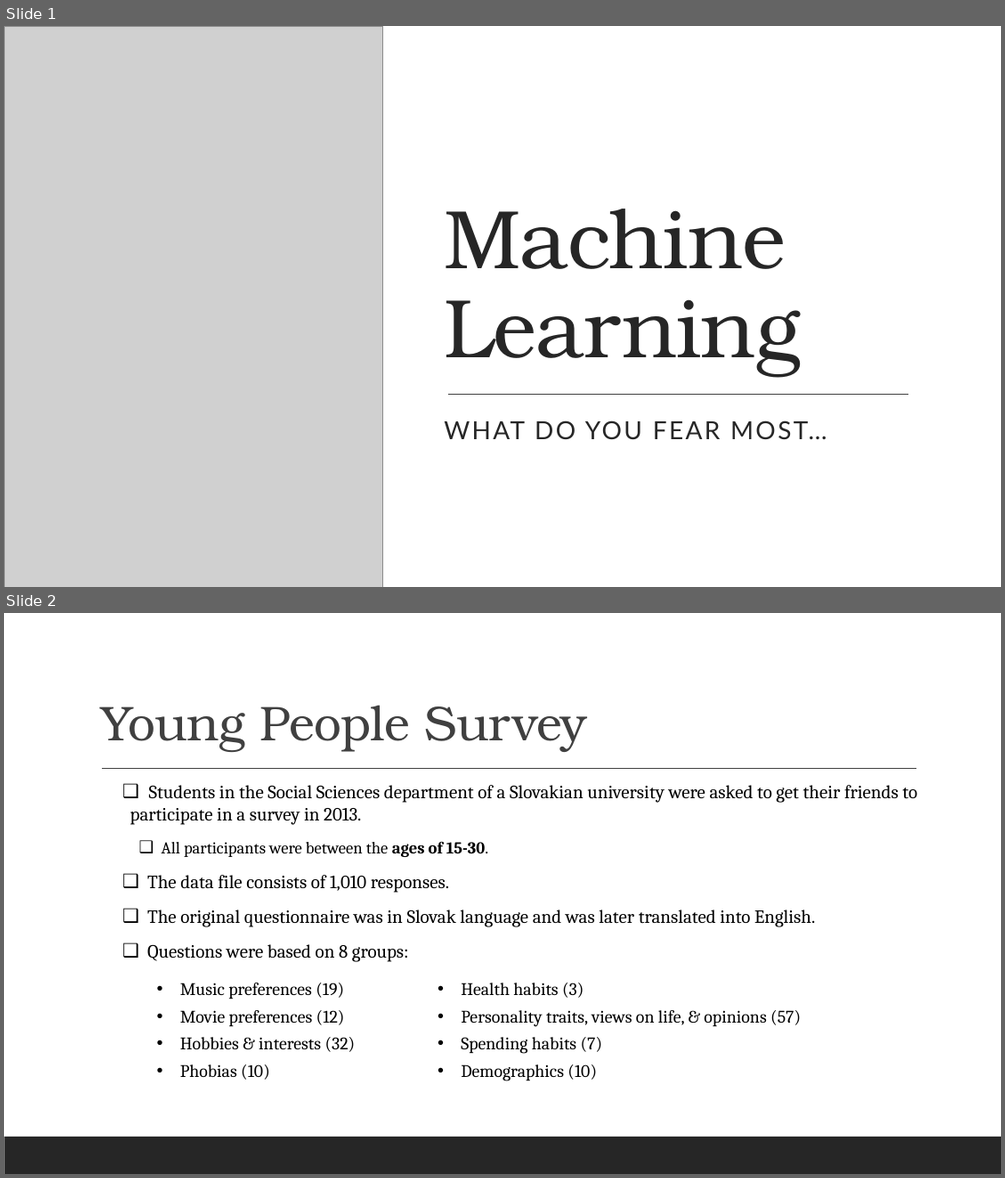
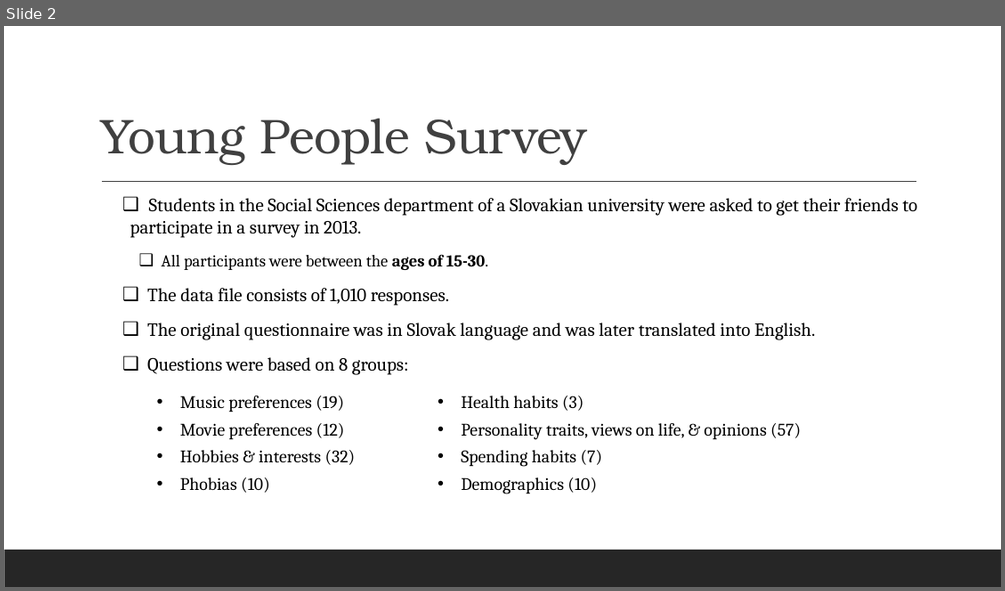
Before and after one commit to BDomogalla/machine-learning-project, a slide deck: machine_learning_pp.pptx. Shown one above the other, each under a label of ours: slides 1 and 2 before the commit, slide 2 after it. The pictures are 1005x1178 and 1005x591 pixels, drawn with LibreOffice and Linux fonts; fonts in the diff are those of the drawing; grey boxes stand for pictures. Boxes give left, top, right and bottom in pixels: in the first picture for what was removed or moved away, otherwise in the second. Text is boxed around its words. In the diff, an @@ line names an element or a change of style, - is before the commit and + after.

```diff
--- a/machine_learning_pp.pptx
+++ b/machine_learning_pp.pptx
@@ slide 1 removed at [4, 26, 1001, 587], background #FFFFFF; not listed: 1 template element that a slide beside it also shows @@
@@ rectangle removed at [4, 26, 1001, 587] @@
@@ picture removed at [4, 26, 383, 587] @@
@@ title removed at [444, 208, 800, 377] @@
-Machine Learning
@@ line removed from (448, 394) to (909, 394) @@
@@ subtitle removed at [444, 420, 827, 440] @@
-WHAT DO YOU FEAR MOST…
```
Also in this commit, not shown: 4 slides added.
